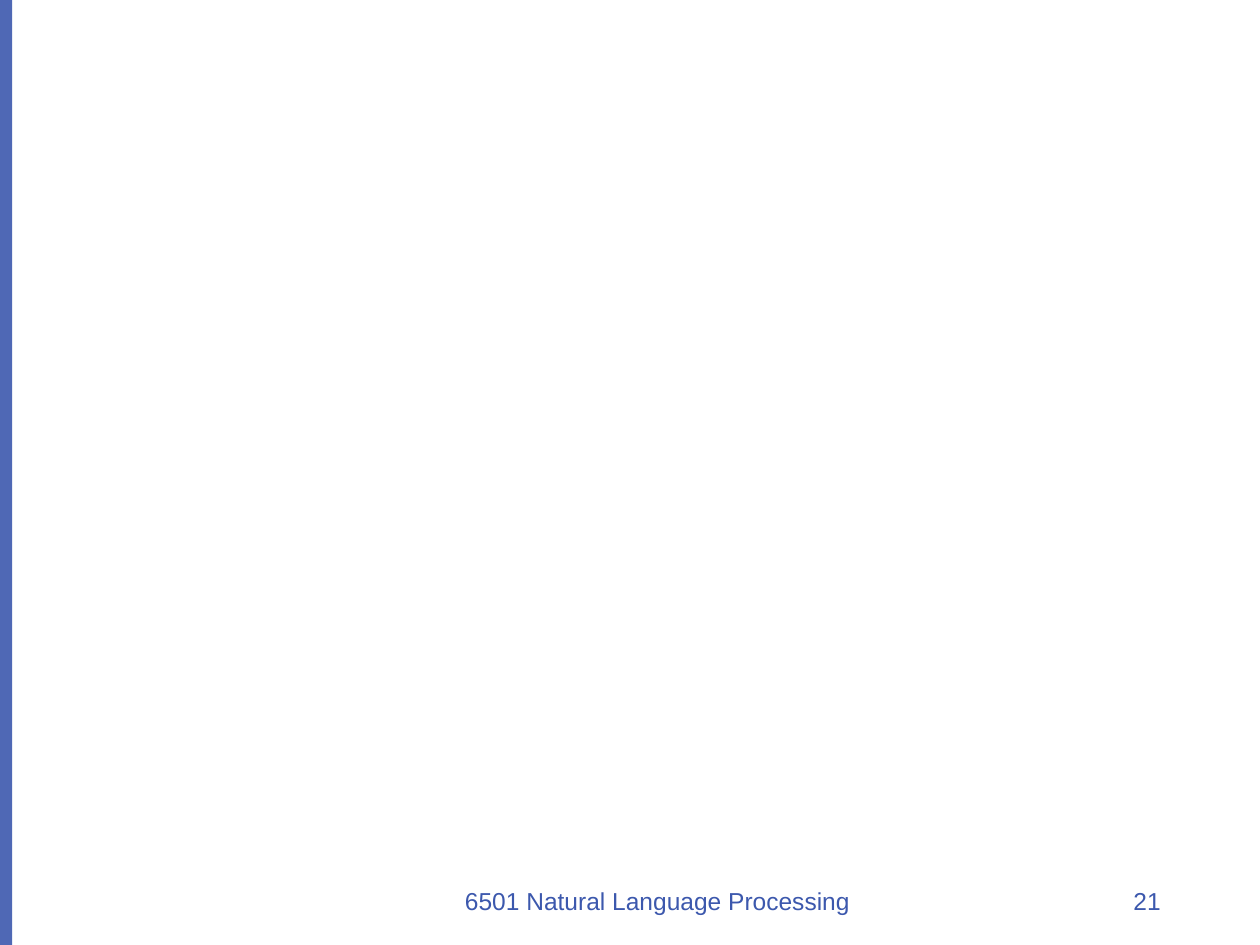
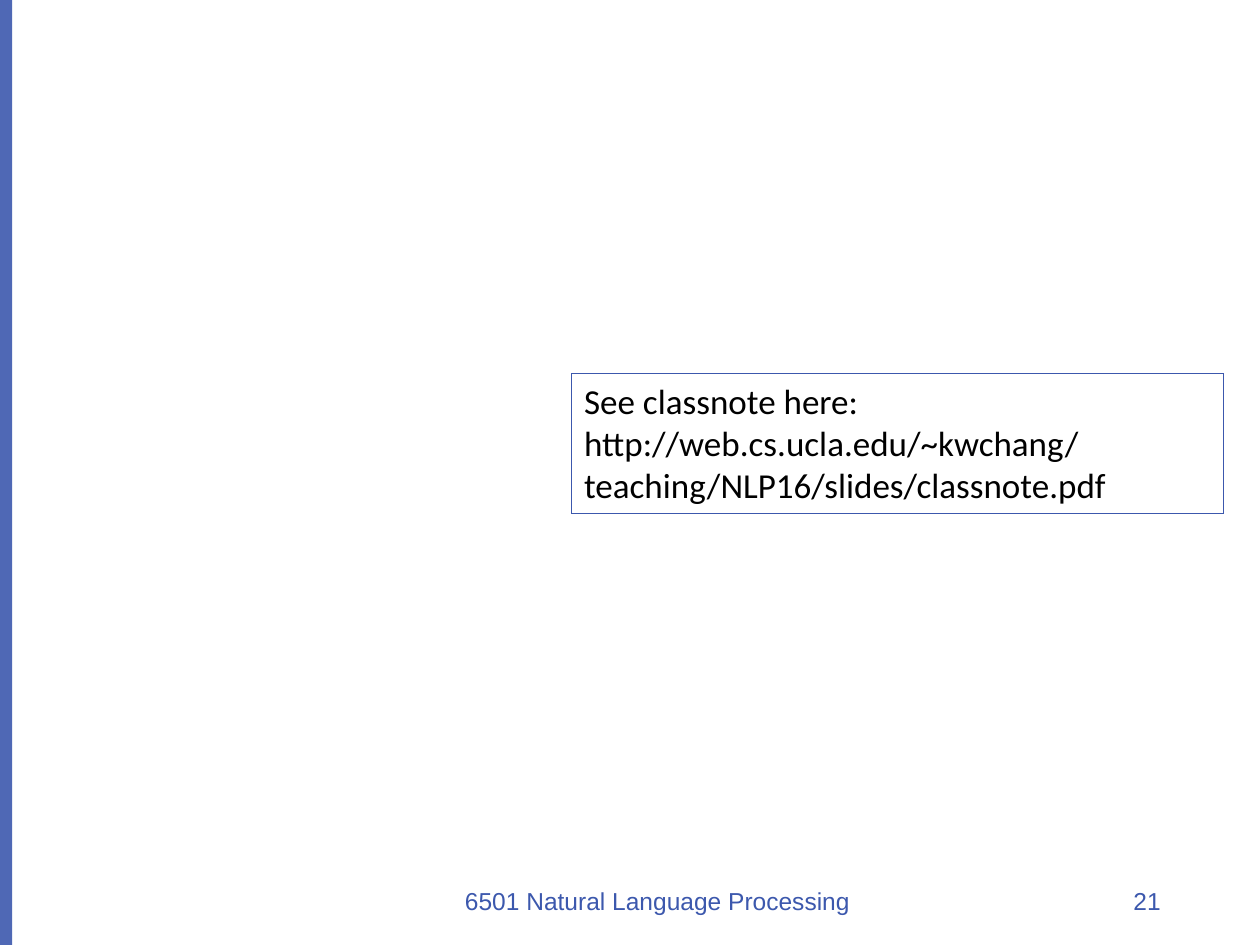
Before and after one commit to uclanlp/CS269-17, a slide deck: slide 21 of slides/CS269-06.pptx. Drawn at 1260x945 pixels with LibreOffice and Linux fonts; fonts in the diff are those of the drawing; grey boxes stand for pictures; background and template pictures are left out. Boxes give left, top, right and bottom in pixels: in the first picture for what was removed or moved away, otherwise in the second. Text is boxed around its words. In the diff, an @@ line names an element or a change of style, - is before the commit and + after.

```diff
--- a/slides/CS269-06.pptx
+++ b/slides/CS269-06.pptx
@@ rectangle added at bbox=[572, 373, 1225, 513], outline #3C58AD 0.75 pt, 20 pt, text #000000 @@
+See classnote here:
+http://web.cs.ucla.edu/~kwchang/teaching/NLP16/slides/classnote.pdf
```
Also in this commit, not shown: 1 other slide changed, 1 slide removed, 1 other file.
